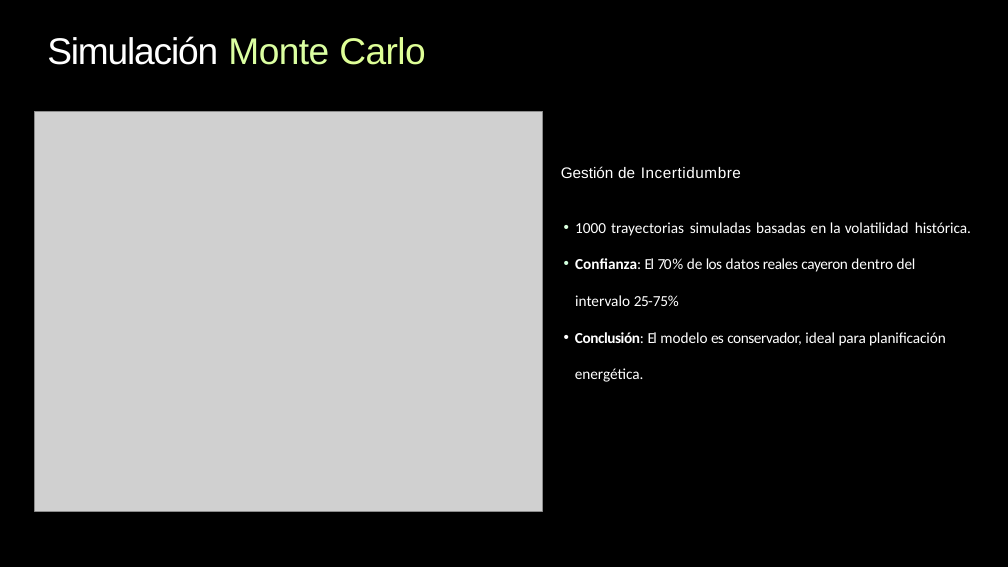
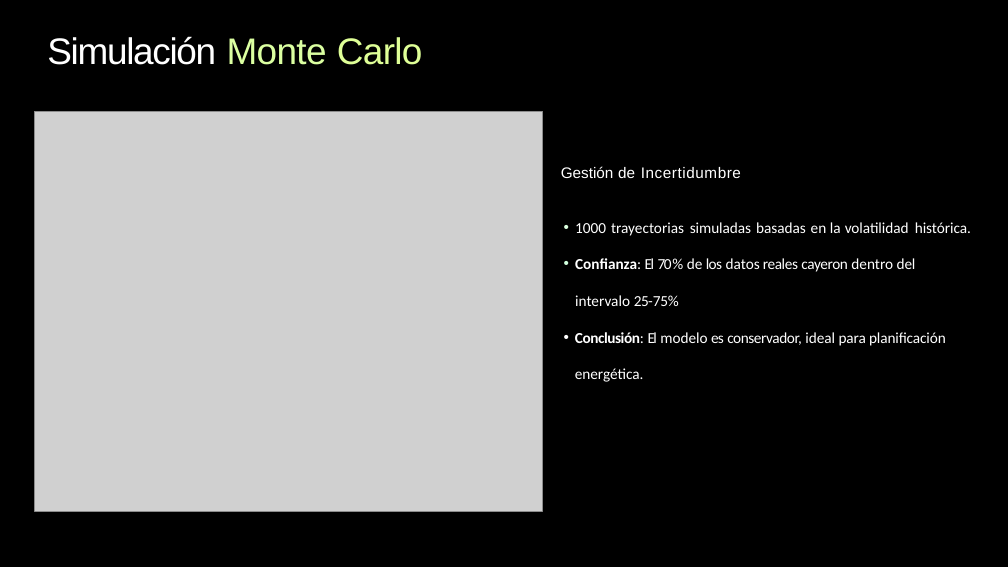
Before and after one commit to alexisbarnique/ceia-ast-tpf, a slide deck: slide 10 of Pronóstico de Demanda Eléctrica GBA.pptx. Drawn at 1008x567 pixels with LibreOffice and Linux fonts; fonts in the diff are those of the drawing; grey boxes stand for pictures. Boxes give left, top, right and bottom in pixels: in the first picture for what was removed or moved away, otherwise in the second. Text is boxed around its words. In the diff, an @@ line names an element or a change of style, - is before the commit and + after.

```diff
--- a/Pronóstico de Demanda Eléctrica GBA.pptx
+++ b/Pronóstico de Demanda Eléctrica GBA.pptx
@@ title "Simulación Monte Carlo" at <box>47,36,423,65</box>: size 58.2 to 58 pt; letter spacing -1.8 to -2 pt in "Simulación"; letter spacing -0.9 to -1 pt in "Monte Carlo" @@
```
Also in this commit, not shown: 9 other slides changed.
